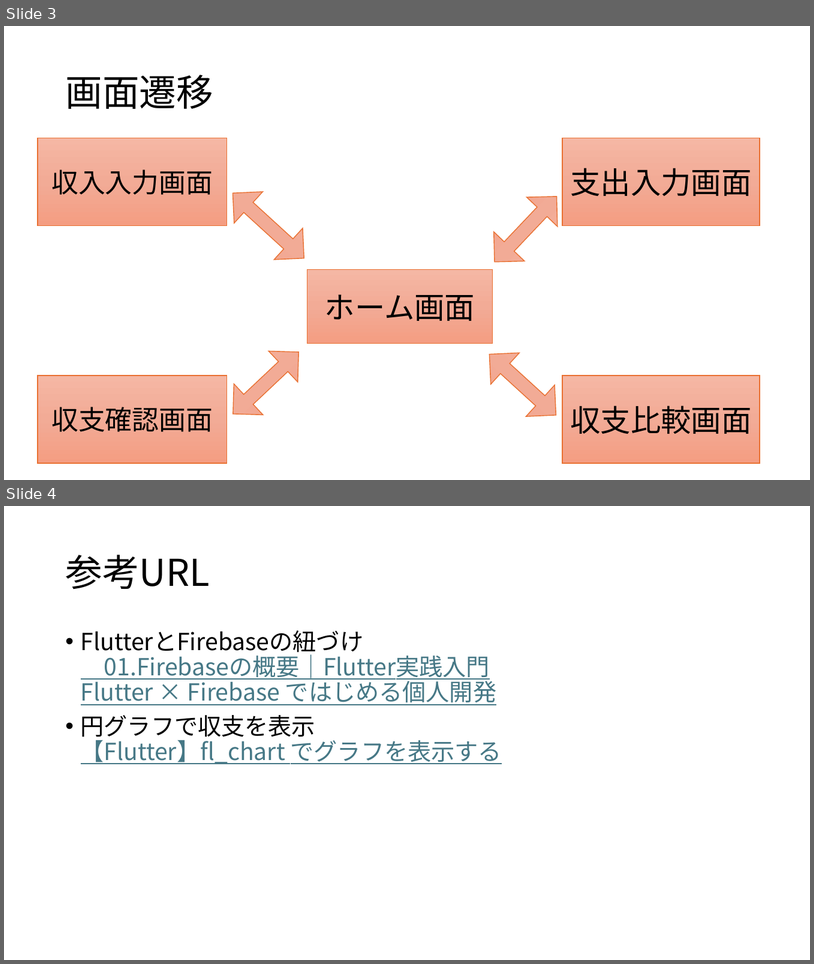
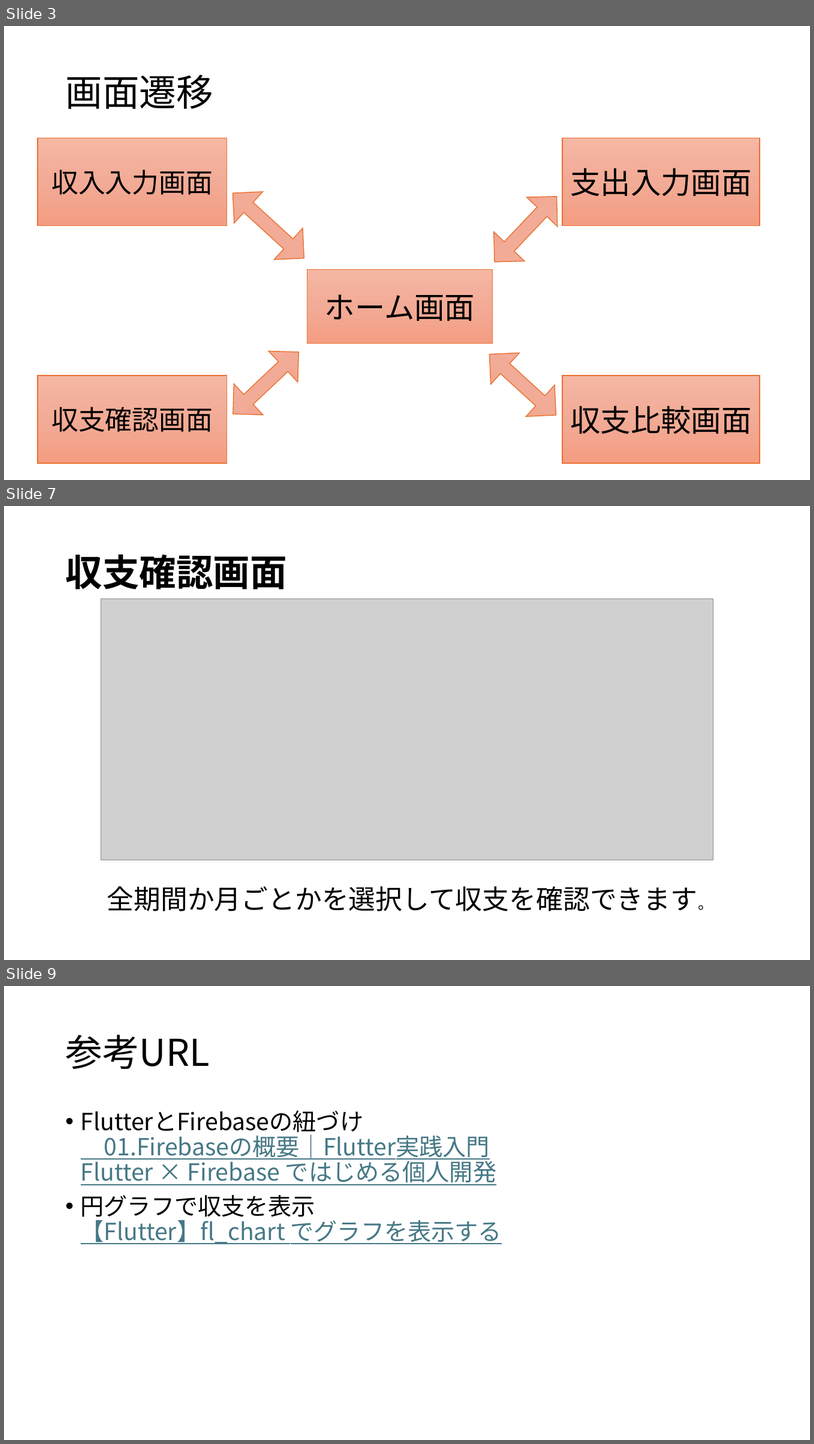
Before and after one commit to iwasitamasayosi/flutter_application_1, a slide deck: 家計簿_岩下暢秀.pptx. Shown one above the other, each under a label of ours: slides 3 and 4 before the commit, slides 3, 7 and 9 after it; the slides between them are not shown. The pictures are 814x964 and 814x1444 pixels, drawn with LibreOffice and Linux fonts; fonts in the diff are those of the drawing; grey boxes stand for pictures. Boxes give left, top, right and bottom in pixels: in the first picture for what was removed or moved away, otherwise in the second. Text is boxed around its words. In the diff, an @@ line names an element or a change of style, - is before the commit and + after.

Commit message:
各画面の説明スライドを追加

```diff
--- a/家計簿_岩下暢秀.pptx
+++ b/家計簿_岩下暢秀.pptx
@@ slide 7 added at bbox=[4, 506, 810, 960], background #FFFFFF @@
@@ title added at bbox=[65, 554, 287, 589], 44 pt, text #000000, bold @@
+収支確認画面
@@ picture added at bbox=[101, 598, 713, 860] @@
@@ text added at bbox=[107, 886, 713, 911], 32 pt, text #000000 @@
+全期間か月ごとかを選択して収支を確認できます。
@@ what was slide 4 is now slide 9 @@
```
Also in this commit, not shown: 4 other slides added.
